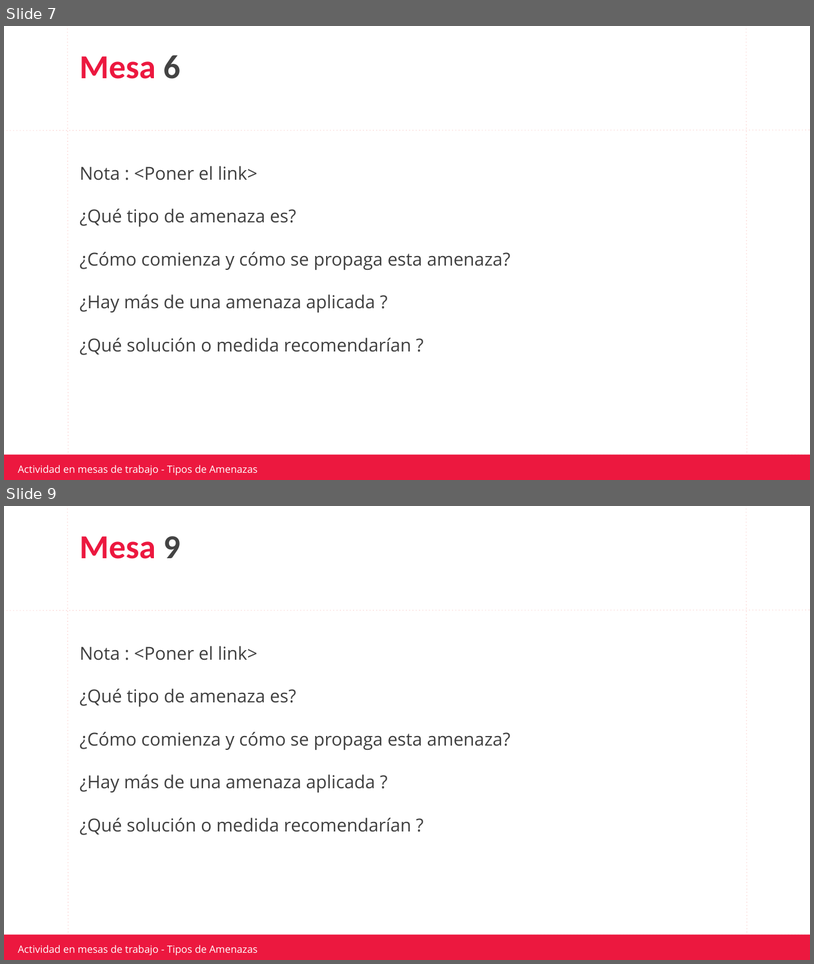
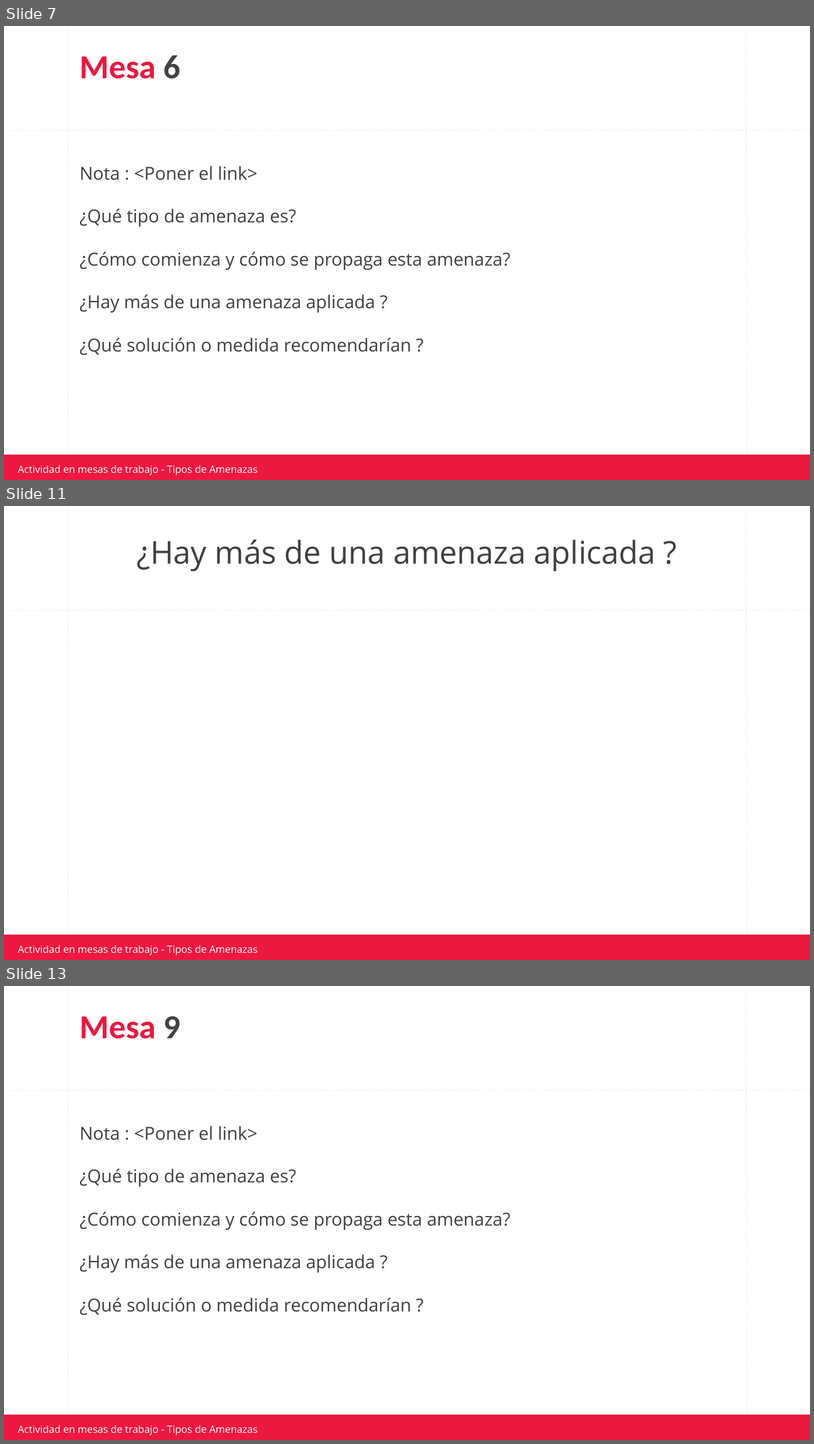
Before and after one commit to jpereyradh/Mochila_0921TDIIFN1C5LAED0921PT, a slide deck: Clase 24- Amenazas/Material/Actividad Tipos de amenazas.pptx. Shown one above the other, each under a label of ours: slides 7 and 9 before the commit, slides 7, 11 and 13 after it; the slides between them are not shown. The pictures are 814x964 and 814x1444 pixels, drawn with LibreOffice and Linux fonts; fonts in the diff are those of the drawing; background and template pictures are left out. Boxes give left, top, right and bottom in pixels: in the first picture for what was removed or moved away, otherwise in the second. Text is boxed around its words. In the diff, an @@ line names an element or a change of style, - is before the commit and + after.

Commit message:
se cambio una carpeta de lugar y se realizó la actividad de Amenazas

```diff
--- a/Clase 24- Amenazas/Material/Actividad Tipos de amenazas.pptx
+++ b/Clase 24- Amenazas/Material/Actividad Tipos de amenazas.pptx
@@ slide 11 added at bbox=[4, 506, 810, 960], background #FFFFFF; not listed: 6 template elements that a slide beside it also shows @@
@@ title added at bbox=[137, 540, 656, 571], 28 pt, text #3F3F3F @@
+¿Hay más de una amenaza aplicada ?
@@ what was slide 9 is now slide 13 @@
```
Also in this commit, not shown: 2 slides changed, 3 other slides added, 3 other files.
